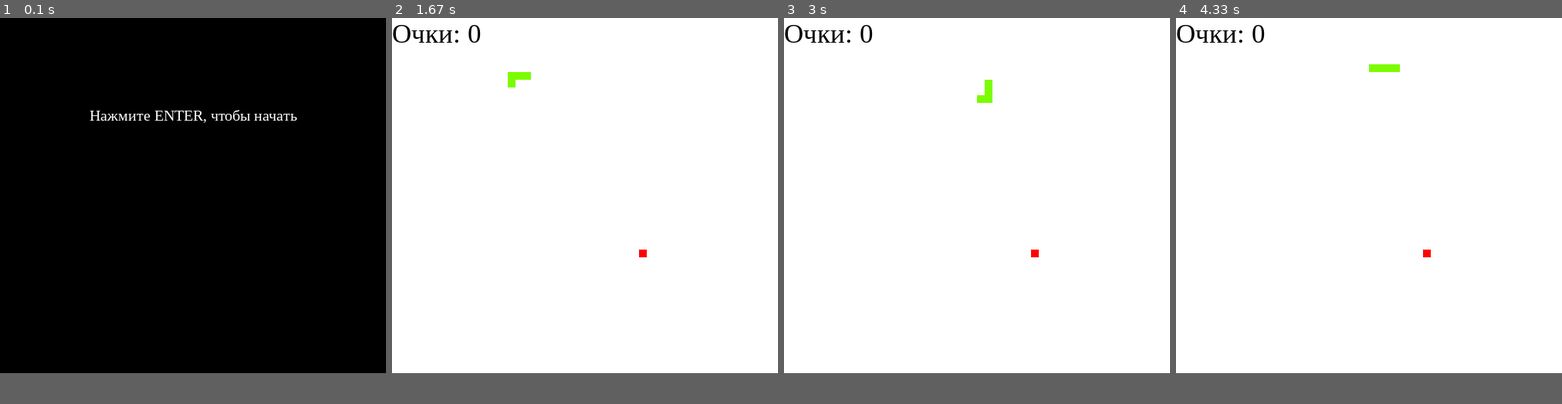
Above: before the commit, frames 1-4 (left to right).
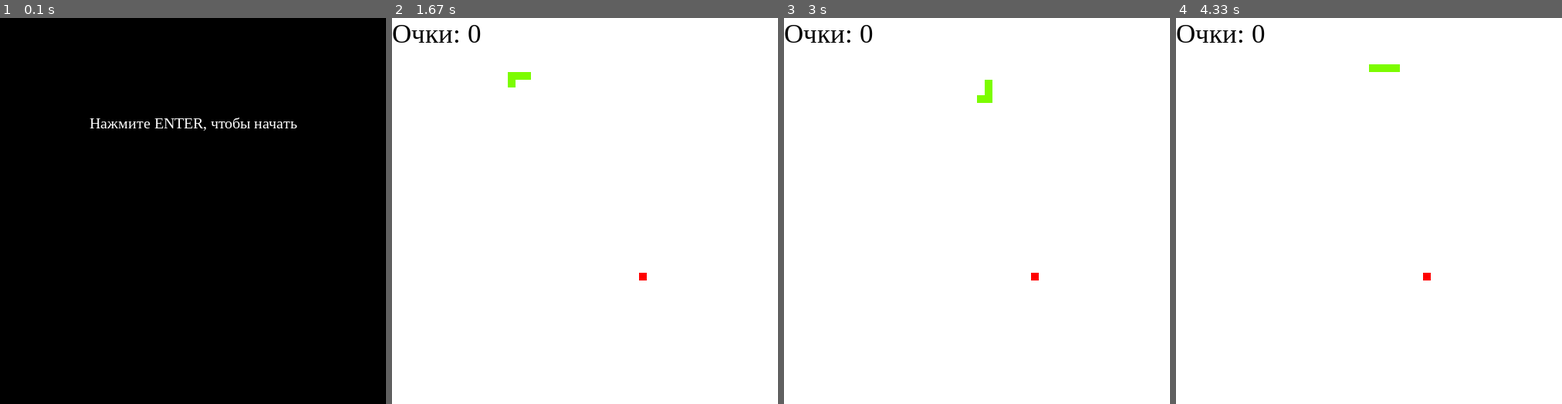
Above: after the commit, the same moments.

Repository: MrGoldSky/Git_yandex
Game: pygame game, started from Project_pygame/main.py
Same seed, same stepped clock (60 frames per second), same inputs: the game is played once before the commit and once after it.
Inputs:
- Up to frame 1 (0.1 s): no input
- Up to frame 2 (1.67 s): tap Enter at 0.33 s; hold Right 0.67-1.13 s; hold Up 1.17-1.47 s; hold Right from 1.5 s (still down)
- Up to frame 3 (3 s): release Right at 1.97 s; hold Left 2-2.53 s; hold Down 2.57-2.87 s; hold Left from 2.9 s (still down)
- Up to frame 4 (4.33 s): release Left at 3.3 s; hold Up 3.33-3.7 s; hold Right from 3.73 s (still down)
In our replay, the window is 500x460 before the commit and 500x500 after it. These sizes can differ from the game's own. Grey fills any space a smaller window leaves; there, only what the larger window draws over its background counts as a difference.

The runs differ from the first frame. In frame 1, 1.1% of the frame differs, in the area x 23-77%, y 23-30%; in frame 2, less than 0.1%; in frame 3, less than 0.1%; in frame 4, less than 0.1%.

Commit message:
Мелкие правки

Diff:
--- a/Project_pygame/main.py
+++ b/Project_pygame/main.py
@@ -1,11 +1,11 @@
 import pygame
 import time
 from time import strftime, gmtime
-import random
+from random import randrange
 import sqlite3
 
 WIDTH = 500
-HEIGHT = 460
+HEIGHT = 500
 
 black = pygame.Color(0, 0, 0)
 white = pygame.Color(255, 255, 255)
@@ -16,7 +16,7 @@
 snake_speed = 10
 snake_position = [100, 50]
 
-body_of_snake = [
+snake = [
     [100, 50],
     [90, 50],
     [80, 50],
@@ -24,10 +24,10 @@
     ]
 
 apple_position = [
-    random.randrange(1, (WIDTH // 10)) * 10,
-    random.randrange(1, (HEIGHT // 10)) * 10
+    randrange(1, (WIDTH // 10)) * 10,
+    randrange(1, (HEIGHT // 10)) * 10
     ]
-spawning_of_fruit = True
+apple_spawn = True
 
 last_direction = "DOWN"
 now_direction = last_direction
@@ -37,24 +37,28 @@
 
 
 def new_game():
-    global game_run
-    game_over_font_style = pygame.font.SysFont("times new roman", 20)
-    game_over_surface = game_over_font_style.render(
-        "Нажмите ENTER, чтобы начать", True, pygame.Color(255, 255, 255)
-    )
-    game_over_rectangle = game_over_surface.get_rect()
-    game_over_rectangle.midtop = (WIDTH / 2, HEIGHT / 4)
-    display_screen.blit(game_over_surface, game_over_rectangle)
-    pygame.display.flip()
+    try:
+        global game_run
+        game_over_font = pygame.font.SysFont("times new roman", 20)
+        game_over_surface = game_over_font.render(
+            "Нажмите ENTER, чтобы начать", True, pygame.Color(255, 255, 255)
+        )
+        game_over_screen = game_over_surface.get_rect()
+        game_over_screen.midtop = (WIDTH / 2, HEIGHT / 4)
+        display_screen.blit(game_over_surface, game_over_screen)
+        pygame.display.flip()
 
-    while not game_run:
-        for event in pygame.event.get():
-            if event.type == pygame.QUIT:
-                pygame.quit()
-                quit()
-            if event.type == pygame.KEYDOWN:
-                if event.key == pygame.K_RETURN:
-                    game_run = True
+        while not game_run:
+            for event in pygame.event.get():
+                if event.type == pygame.QUIT:
+                    pygame.quit()
+                    quit()
+                if event.type == pygame.KEYDOWN:
+                    if event.key == pygame.K_RETURN:
+                        game_run = True
+    except BaseException as e:
+        print("Ошибка начала игры")
+        print(e)
 
 
 def display_score():
@@ -65,13 +69,13 @@
 
 
 def game_over():
-    game_over_font_style = pygame.font.SysFont("times new roman", 50)
-    game_over_surface = game_over_font_style.render(
+    game_over_font = pygame.font.SysFont("times new roman", 50)
+    game_over_surface = game_over_font.render(
         "Очки: " + str(score), True, collor_score
     )
-    game_over_rectangle = game_over_surface.get_rect()
-    game_over_rectangle.midtop = (WIDTH / 2, HEIGHT / 4)
-    display_screen.blit(game_over_surface, game_over_rectangle)
+    game_over_screen = game_over_surface.get_rect()
+    game_over_screen.midtop = (WIDTH / 2, HEIGHT / 4)
+    display_screen.blit(game_over_surface, game_over_screen)
     pygame.display.flip()
     time.sleep(2)
     pygame.quit()
@@ -145,23 +149,23 @@
         if last_direction == "RIGHT":
             snake_position[0] += 10
 
-        body_of_snake.insert(0, list(snake_position))
+        snake.insert(0, list(snake_position))
         if snake_position[0] == apple_position[0] and snake_position[1] == apple_position[1]:
             score += 1
-            spawning_of_fruit = False
+            apple_spawn = False
             snake_speed += 0.2
         else:
-            body_of_snake.pop()
+            snake.pop()
 
-        if not spawning_of_fruit:
+        if not apple_spawn:
             apple_position = [
-                random.randrange(1, (WIDTH // 10)) * 10,
-                random.randrange(1, (HEIGHT // 10)) * 10
+                randrange(1, (WIDTH // 10)) * 10,
+                randrange(1, (HEIGHT // 10)) * 10
             ]
-        spawning_of_fruit = True
+        apple_spawn = True
         display_screen.fill(white)
 
-        for position in body_of_snake:
+        for position in snake:
             pygame.draw.rect(display_screen, collor_snake, pygame.Rect(position[0], position[1], 10, 10))
             pygame.draw.rect(display_screen, collor_apple, pygame.Rect(apple_position[0], apple_position[1], 10, 10))
 
@@ -170,7 +174,7 @@
         if snake_position[1] < 0 or snake_position[1] > HEIGHT - 10:
             game_over()
 
-        for block in body_of_snake[1:]:
+        for block in snake[1:]:
             if snake_position[0] == block[0] and snake_position[1] == block[1]:
                 game_over()
         display_score()
